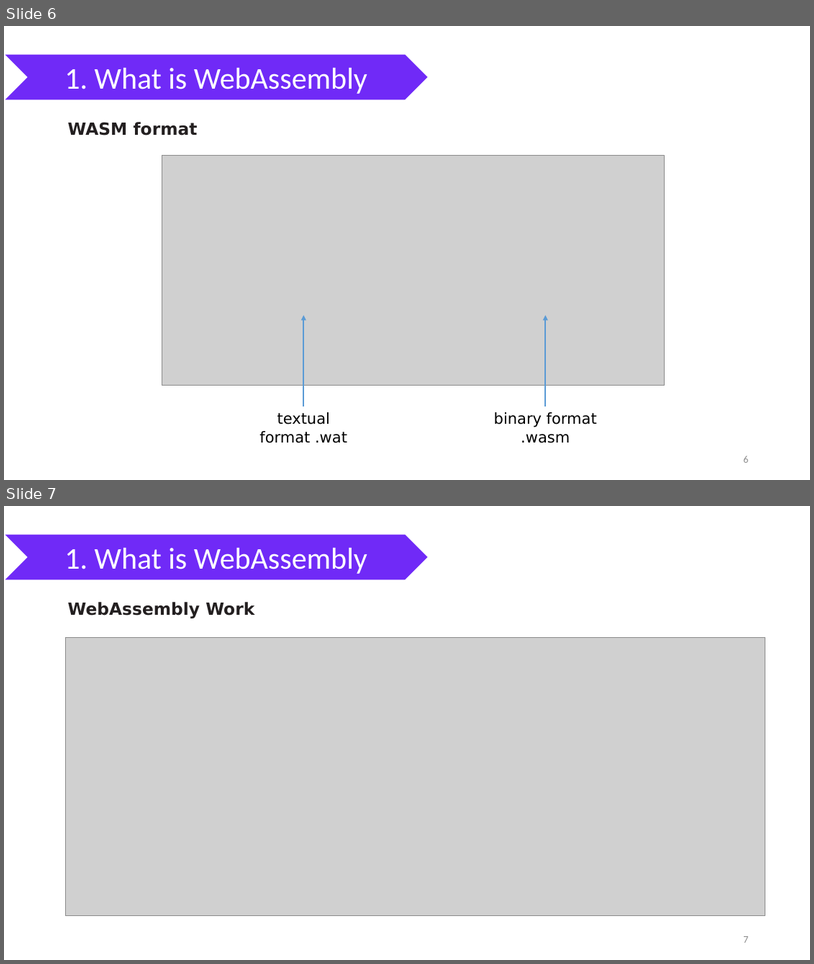
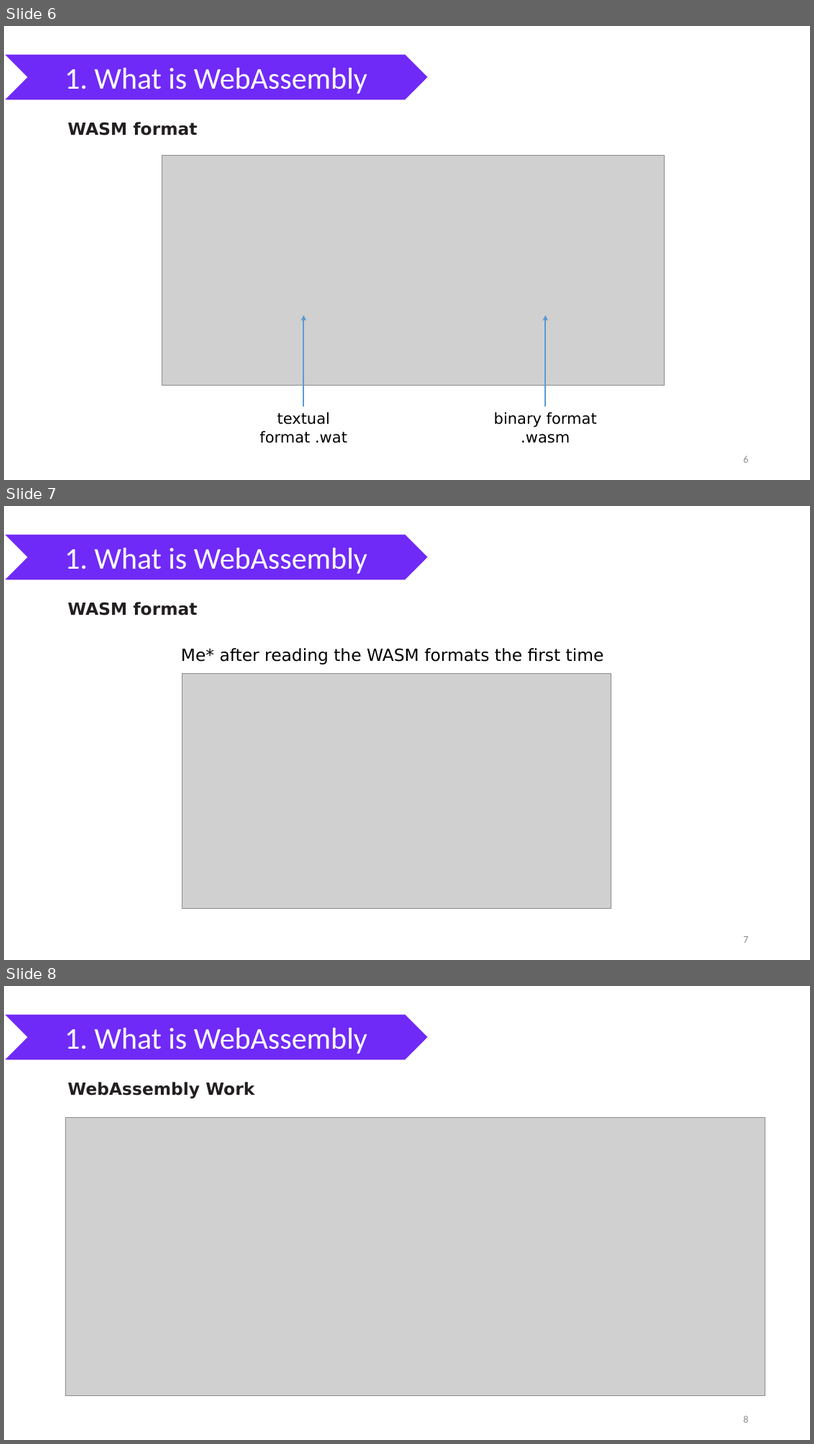
Before and after one commit to nguyenhoanthienit/blazor, a slide deck: Documents/seminar.pptx. Shown one above the other, each under a label of ours: slides 6 and 7 before the commit, slides 6, 7 and 8 after it. The pictures are 814x964 and 814x1444 pixels, drawn with LibreOffice and Linux fonts; fonts in the diff are those of the drawing; grey boxes stand for pictures. Boxes give left, top, right and bottom in pixels: in the first picture for what was removed or moved away, otherwise in the second. Text is boxed around its words. In the diff, an @@ line names an element or a change of style, - is before the commit and + after.

Commit message:
add image for slide

```diff
--- a/Documents/seminar.pptx
+++ b/Documents/seminar.pptx
@@ slide 7 added at (4, 506, 810, 960), background #FFFFFF @@
@@ chevron added at (4, 534, 429, 580), fill #702AF7, outline #FFFFFF 1 pt, 36 pt, text #FFFFFF @@
+1. What is WebAssembly
@@ text added at (68, 602, 198, 615), 20 pt, text #231F20, bold @@
+WASM format
@@ text added at (181, 648, 604, 664), 20 pt, text #000000 @@
+Me* after reading the WASM formats the first time
@@ picture added at (183, 674, 612, 908) @@
@@ page number added at (743, 936, 748, 942), 12 pt, text #8C8C8C @@
+7
@@ what was slide 7 is now slide 8 @@
@@ page number at (743, 1415, 748, 1422): text changed @@
-7
+8
```
Also in this commit, not shown: 4 slides changed, 1 other slide added, 6 other files.
